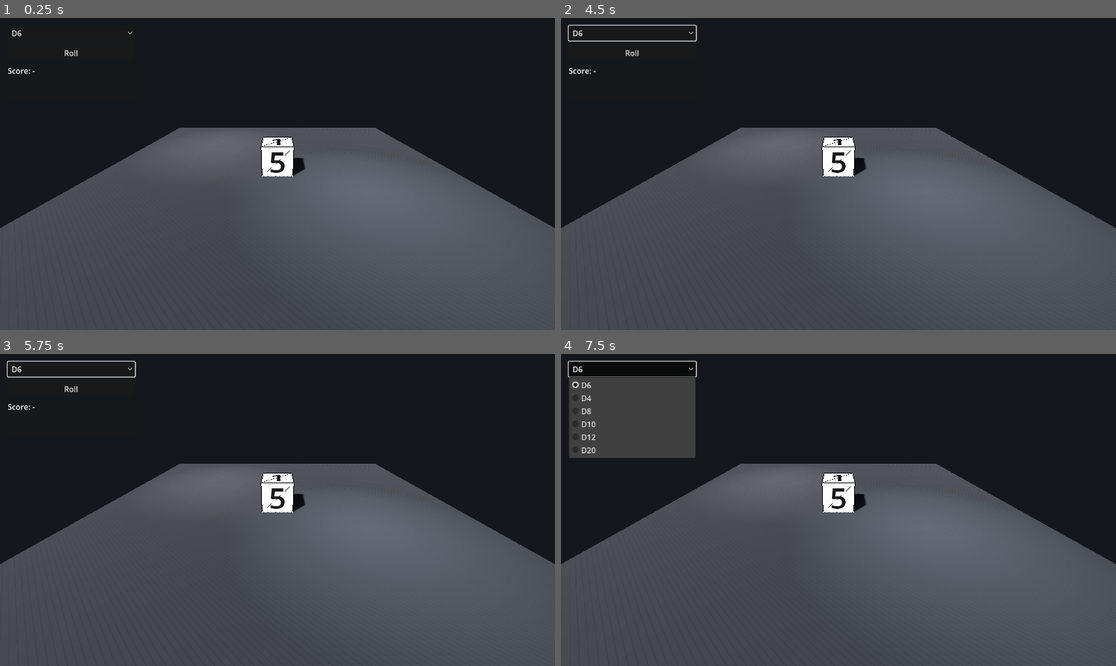
Above: before the commit, frames 1-4 (two rows, left to right).
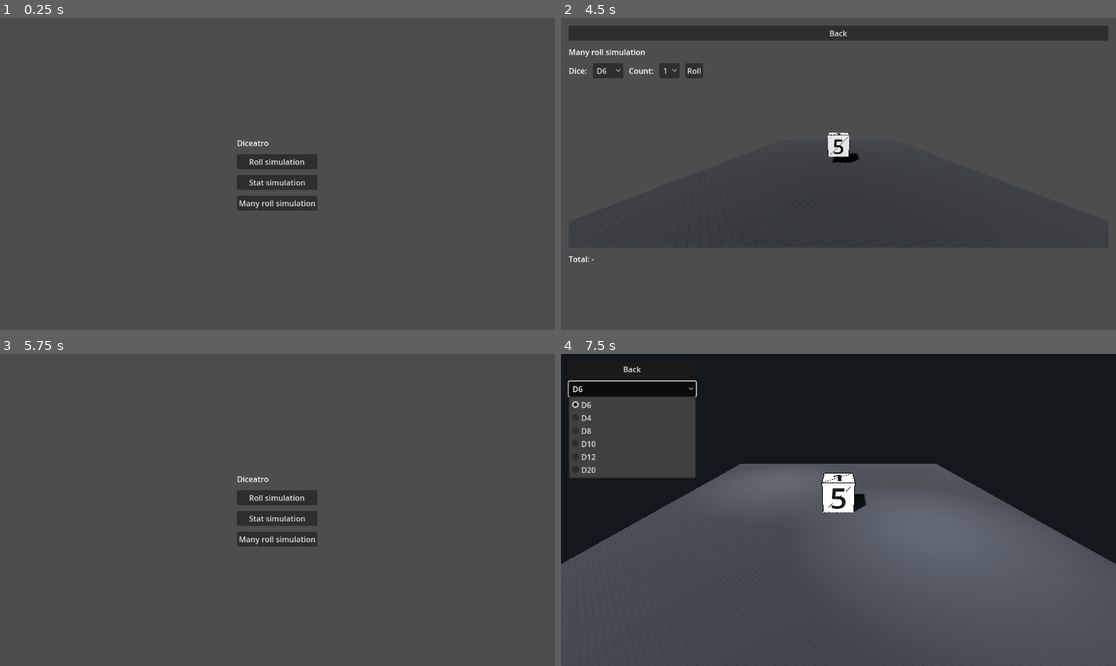
Above: after the commit, the same moments.

Repository: SarkisKhachatryan/diceatro
Game: Godot game, scene res://scenes/MainMenu.tscn
Two runs of this game, one before a commit and one after it. Both use one fixed random seed, a clock stepped at 60 frames per second and the inputs below. Before the commit the project starts from res://scenes/Main.tscn.
Inputs (mouse positions are in pixels of both pictures, inside the frame that each line leads up to):
- Up to frame 1 (0.25 s): no input
- Up to frame 2 (4.5 s): click (633, 33) at 0.5 s, where only the run before the commit has a clickable "D6"; click "Roll" (after the commit: "Roll simulation") at 1.25 s; click (633, 33) at 2 s, where only the run after the commit has a clickable "Back"; click (838, 183) at 2.75 s, where only the run after the commit has a clickable "Stat simulation"; click (838, 33) at 3.5 s, where only the run after the commit has a clickable "Back"; click (838, 202) at 4.25 s, where only the run after the commit has a clickable "Many roll simulation"
- Up to frame 3 (5.75 s): click (277, 369) at 5 s, where only the run after the commit has a clickable "Back"
- Up to frame 4 (7.5 s): click (633, 369) at 5.75 s, where only the run before the commit has a clickable "D6"; click "Roll" (after the commit: "Roll simulation") at 6.5 s; click "D6" at 7.25 s

The runs differ from the first frame. In frame 1, 56% of the frame differs, in the area x 0-100%, y 0-77%; in frame 2, 59%, in the area x 0-100%, y 0-79%; in frame 3, 56%; in frame 4, 3.4%.

Commit message:
Add menu navigation, simulation pages, and structured project context docs

Diff:
--- a/project.godot
+++ b/project.godot
@@ -11,7 +11,7 @@
 [application]
 
 config/name="Diceatro"
-run/main_scene="res://scenes/Main.tscn"
+run/main_scene="res://scenes/MainMenu.tscn"
 config/features=PackedStringArray("4.5", "Forward Plus")
 config/icon="res://icon.svg"
 
--- a/scenes/Main.tscn
+++ b/scenes/Main.tscn
@@ -84,6 +84,9 @@
 offset_bottom = 104.0
 theme_override_constants/separation = 10
 
+[node name="BackButton" type="Button" parent="CanvasLayer/UI/HUD/VBox"]
+text = "Back"
+
 [node name="DiceType" type="OptionButton" parent="CanvasLayer/UI/HUD/VBox"]
 
 [node name="RollButton" type="Button" parent="CanvasLayer/UI/HUD/VBox"]
--- /dev/null
+++ b/scenes/MainMenu.tscn
@@ -0,0 +1,37 @@
+[gd_scene load_steps=2 format=3]
+
+[ext_resource type="Script" path="res://scripts/MainMenu.gd" id="1_1"]
+
+[node name="MainMenu" type="Control"]
+anchors_preset = 15
+anchor_right = 1.0
+anchor_bottom = 1.0
+offset_left = 0.0
+offset_top = 0.0
+offset_right = 0.0
+offset_bottom = 0.0
+script = ExtResource("1_1")
+
+[node name="Center" type="CenterContainer" parent="."]
+anchors_preset = 15
+anchor_right = 1.0
+anchor_bottom = 1.0
+offset_left = 0.0
+offset_top = 0.0
+offset_right = 0.0
+offset_bottom = 0.0
+
+[node name="VBox" type="VBoxContainer" parent="Center"]
+theme_override_constants/separation = 12
+
+[node name="Title" type="Label" parent="Center/VBox"]
+text = "Diceatro"
+
+[node name="RollButton" type="Button" parent="Center/VBox"]
+text = "Roll simulation"
+
+[node name="SimButton" type="Button" parent="Center/VBox"]
+text = "Stat simulation"
+
+[node name="ManyRollButton" type="Button" parent="Center/VBox"]
+text = "Many roll simulation"
--- /dev/null
+++ b/scenes/ManyRollSimulation.tscn
@@ -0,0 +1,87 @@
+[gd_scene load_steps=2 format=3]
+
+[ext_resource type="Script" path="res://scripts/ManyRollSimulation.gd" id="1_1"]
+
+[node name="ManyRollSimulation" type="Control"]
+anchors_preset = 15
+anchor_right = 1.0
+anchor_bottom = 1.0
+offset_left = 0.0
+offset_top = 0.0
+offset_right = 0.0
+offset_bottom = 0.0
+script = ExtResource("1_1")
+
+[node name="Margin" type="MarginContainer" parent="."]
+anchors_preset = 15
+anchor_right = 1.0
+anchor_bottom = 1.0
+offset_left = 0.0
+offset_top = 0.0
+offset_right = 0.0
+offset_bottom = 0.0
+theme_override_constants/margin_left = 16
+theme_override_constants/margin_top = 16
+theme_override_constants/margin_right = 16
+theme_override_constants/margin_bottom = 16
+
+[node name="VBox" type="VBoxContainer" parent="Margin"]
+theme_override_constants/separation = 12
+
+[node name="BackButton" type="Button" parent="Margin/VBox"]
+text = "Back"
+
+[node name="Title" type="Label" parent="Margin/VBox"]
+text = "Many roll simulation"
+
+[node name="Controls" type="HBoxContainer" parent="Margin/VBox"]
+theme_override_constants/separation = 12
+
+[node name="DiceLabel" type="Label" parent="Margin/VBox/Controls"]
+text = "Dice:"
+
+[node name="DiceType" type="OptionButton" parent="Margin/VBox/Controls"]
+
+[node name="CountLabel" type="Label" parent="Margin/VBox/Controls"]
+text = "Count:"
+
+[node name="DiceCount" type="OptionButton" parent="Margin/VBox/Controls"]
+
+[node name="RollButton" type="Button" parent="Margin/VBox/Controls"]
+text = "Roll"
+
+[node name="ViewportContainer" type="SubViewportContainer" parent="Margin/VBox"]
+custom_minimum_size = Vector2(0, 340)
+stretch = true
+
+[node name="Viewport" type="SubViewport" parent="Margin/VBox/ViewportContainer"]
+handle_input_locally = false
+size = Vector2i(960, 540)
+
+[node name="World" type="Node3D" parent="Margin/VBox/ViewportContainer/Viewport"]
+
+[node name="WorldEnvironment" type="WorldEnvironment" parent="Margin/VBox/ViewportContainer/Viewport/World"]
+
+[node name="DirectionalLight3D" type="DirectionalLight3D" parent="Margin/VBox/ViewportContainer/Viewport/World"]
+rotation = Vector3(-0.9, -0.7, 0)
+light_energy = 2.0
+shadow_enabled = true
+shadow_bias = 0.02
+shadow_normal_bias = 0.5
+
+[node name="Camera3D" type="Camera3D" parent="Margin/VBox/ViewportContainer/Viewport/World"]
+position = Vector3(0, 2.1, 5.4)
+rotation = Vector3(-0.42, 0, 0)
+
+[node name="Floor" type="MeshInstance3D" parent="Margin/VBox/ViewportContainer/Viewport/World"]
+
+[node name="DiceRoot" type="Node3D" parent="Margin/VBox/ViewportContainer/Viewport/World"]
+
+[node name="Summary" type="Label" parent="Margin/VBox"]
+text = "Total: -"
+
+[node name="Results" type="RichTextLabel" parent="Margin/VBox"]
+bbcode_enabled = true
+fit_content = true
+scroll_active = true
+custom_minimum_size = Vector2(0, 220)
--- /dev/null
+++ b/scenes/Simulation.tscn
@@ -0,0 +1,65 @@
+[gd_scene load_steps=2 format=3]
+
+[ext_resource type="Script" path="res://scripts/Simulation.gd" id="1_1"]
+
+[node name="Simulation" type="Control"]
+anchors_preset = 15
+anchor_right = 1.0
+anchor_bottom = 1.0
+offset_left = 0.0
+offset_top = 0.0
+offset_right = 0.0
+offset_bottom = 0.0
+script = ExtResource("1_1")
+
+[node name="Margin" type="MarginContainer" parent="."]
+anchors_preset = 15
+anchor_right = 1.0
+anchor_bottom = 1.0
+offset_left = 0.0
+offset_top = 0.0
+offset_right = 0.0
+offset_bottom = 0.0
+theme_override_constants/margin_left = 16
+theme_override_constants/margin_top = 16
+theme_override_constants/margin_right = 16
+theme_override_constants/margin_bottom = 16
+
+[node name="VBox" type="VBoxContainer" parent="Margin"]
+theme_override_constants/separation = 12
+
+[node name="BackButton" type="Button" parent="Margin/VBox"]
+text = "Back"
+
+[node name="Title" type="Label" parent="Margin/VBox"]
+text = "Stat simulation"
+
+[node name="Controls" type="HBoxContainer" parent="Margin/VBox"]
+theme_override_constants/separation = 12
+
+[node name="DiceLabel" type="Label" parent="Margin/VBox/Controls"]
+text = "Dice:"
+
+[node name="DiceType" type="OptionButton" parent="Margin/VBox/Controls"]
+
+[node name="RunsLabel" type="Label" parent="Margin/VBox/Controls"]
+text = "Runs:"
+
+[node name="Runs" type="OptionButton" parent="Margin/VBox/Controls"]
+
+[node name="RunButton" type="Button" parent="Margin/VBox/Controls"]
+text = "Run"
+
+[node name="Progress" type="ProgressBar" parent="Margin/VBox"]
+min_value = 0.0
+max_value = 1.0
+value = 0.0
+
+[node name="Status" type="Label" parent="Margin/VBox"]
+text = "Choose dice + runs, then click Run."
+
+[node name="Results" type="RichTextLabel" parent="Margin/VBox"]
+bbcode_enabled = true
+fit_content = true
+scroll_active = true
+custom_minimum_size = Vector2(0, 240)
--- a/scripts/Main.gd
+++ b/scripts/Main.gd
@@ -9,6 +9,7 @@
 
 @onready var dice_holder: Node3D = $DiceHolder
 @onready var dice_type: OptionButton = $CanvasLayer/UI/HUD/VBox/DiceType
+@onready var back_button: Button = $CanvasLayer/UI/HUD/VBox/BackButton
 @onready var roll_button: Button = $CanvasLayer/UI/HUD/VBox/RollButton
 @onready var score_label: Label = $CanvasLayer/UI/HUD/VBox/ScoreLabel
 
@@ -28,6 +29,7 @@
 	dice_type.selected = 0
 	dice_type.item_selected.connect(_on_dice_type_selected)
 
+	back_button.pressed.connect(_go_back)
 	roll_button.pressed.connect(_on_roll_pressed)
 
 	# Use the existing child if present (from the scene), otherwise spawn default.
@@ -47,6 +49,10 @@
 func _on_dice_rolled(value: int) -> void:
 	score_label.text = "Score: %d" % value
 	roll_button.disabled = false
+
+
+func _go_back() -> void:
+	get_tree().change_scene_to_file("res://scenes/MainMenu.tscn")
 
 
 func _on_dice_type_selected(_index: int) -> void:
--- /dev/null
+++ b/scripts/MainMenu.gd
@@ -0,0 +1,23 @@
+extends Control
+
+@onready var roll_button: Button = $Center/VBox/RollButton
+@onready var sim_button: Button = $Center/VBox/SimButton
+@onready var many_roll_button: Button = $Center/VBox/ManyRollButton
+
+
+func _ready() -> void:
+	roll_button.pressed.connect(_go_roll)
+	sim_button.pressed.connect(_go_sim)
+	many_roll_button.pressed.connect(_go_many_roll)
+
+
+func _go_roll() -> void:
+	get_tree().change_scene_to_file("res://scenes/Main.tscn")
+
+
+func _go_sim() -> void:
+	get_tree().change_scene_to_file("res://scenes/Simulation.tscn")
+
+
+func _go_many_roll() -> void:
+	get_tree().change_scene_to_file("res://scenes/ManyRollSimulation.tscn")
--- /dev/null
+++ b/scripts/ManyRollSimulation.gd
@@ -0,0 +1,161 @@
+extends Control
+
+@onready var back_button: Button = $Margin/VBox/BackButton
+@onready var dice_type: OptionButton = $Margin/VBox/Controls/DiceType
+@onready var dice_count: OptionButton = $Margin/VBox/Controls/DiceCount
+@onready var roll_button: Button = $Margin/VBox/Controls/RollButton
+@onready var viewport: SubViewport = $Margin/VBox/ViewportContainer/Viewport
+@onready var dice_root: Node3D = $Margin/VBox/ViewportContainer/Viewport/World/DiceRoot
+@onready var floor: MeshInstance3D = $Margin/VBox/ViewportContainer/Viewport/World/Floor
+@onready var summary: Label = $Margin/VBox/Summary
+@onready var results: RichTextLabel = $Margin/VBox/Results
+
+var _rng := RandomNumberGenerator.new()
+var _is_rolling := false
+var _dice_nodes: Array[Node] = []
+
+const D4_SCENE: PackedScene = preload("res://scenes/D4.tscn")
+const D6_SCENE: PackedScene = preload("res://scenes/Dice.tscn")
+const D8_SCENE: PackedScene = preload("res://scenes/D8.tscn")
+const D10_SCENE: PackedScene = preload("res://scenes/D10.tscn")
+const D12_SCENE: PackedScene = preload("res://scenes/D12.tscn")
+const D20_SCENE: PackedScene = preload("res://scenes/D20.tscn")
+
+
+func _ready() -> void:
+	_rng.randomize()
+	back_button.pressed.connect(_go_back)
+	roll_button.pressed.connect(_roll_many)
+	_setup_options()
+	_setup_floor()
+	_reset_ui()
+	_respawn_dice()
+
+
+func _go_back() -> void:
+	get_tree().change_scene_to_file("res://scenes/MainMenu.tscn")
+
+
+func _setup_options() -> void:
+	dice_type.clear()
+	dice_type.add_item("D4", 4)
+	dice_type.add_item("D6", 6)
+	dice_type.add_item("D8", 8)
+	dice_type.add_item("D10", 10)
+	dice_type.add_item("D12", 12)
+	dice_type.add_item("D20", 20)
+	dice_type.selected = 1 # D6 default
+
+	dice_count.clear()
+	for i in range(1, 6):
+		dice_count.add_item(str(i), i)
+	dice_count.selected = 0
+	dice_type.item_selected.connect(func(_i: int) -> void: _respawn_dice())
+	dice_count.item_selected.connect(func(_i: int) -> void: _respawn_dice())
+
+
+func _reset_ui() -> void:
+	summary.text = "Total: -"
+	results.text = ""
+
+func _setup_floor() -> void:
+	var plane := PlaneMesh.new()
+	plane.size = Vector2(12, 12)
+	floor.mesh = plane
+
+	var mat := StandardMaterial3D.new()
+	mat.albedo_color = Color(0.12, 0.13, 0.15, 1)
+	mat.roughness = 1.0
+	mat.metallic = 0.0
+	floor.material_override = mat
+
+
+func _roll_many() -> void:
+	if _is_rolling:
+		return
+	_is_rolling = true
+	roll_button.disabled = true
+	dice_type.disabled = true
+	dice_count.disabled = true
+
+	var sides: int = dice_type.get_selected_id()
+	var count: int = dice_count.get_selected_id()
+
+	# Ensure dice exist and match current selection.
+	_respawn_dice()
+
+	var rolls: Array[int] = []
+	rolls.resize(count)
+	for i in range(count):
+		rolls[i] = 0
+
+	# Kick off rolls (visual).
+	for die in _dice_nodes:
+		if die.has_method("roll"):
+			die.call("roll")
+
+	# Collect results via signals (animation-driven).
+	for i in range(count):
+		var die := _dice_nodes[i]
+		var v: int = await _await_die_roll(die)
+		rolls[i] = v
+
+	var total := 0
+	for v in rolls:
+		total += int(v)
+
+	summary.text = "Total: %d" % total
+	results.text = ""
+	results.append_text("[b]Rolls[/b]\n")
+	results.append_text("Dice: D%d\n" % sides)
+	results.append_text("Count: %d\n\n" % count)
+	for i in range(count):
+		results.append_text("Die %d: %d\n" % [i + 1, rolls[i]])
+
+	_is_rolling = false
+	roll_button.disabled = false
+	dice_type.disabled = false
+	dice_count.disabled = false
+
+
+func _await_die_roll(die: Node) -> int:
+	# Await a single rolled(value) signal from the die.
+	# If the die doesn't have it for some reason, fall back to RNG.
+	if die.has_signal("rolled"):
+		var v: int = int(await die.rolled)
+		return v
+	var sides: int = dice_type.get_selected_id()
+	return _rng.randi_range(1, sides)
+
+
+func _respawn_dice() -> void:
+	# Recreate dice visuals when selection changes.
+	for child in dice_root.get_children():
+		child.queue_free()
+	_dice_nodes.clear()
+
+	var sides: int = dice_type.get_selected_id()
+	var count: int = dice_count.get_selected_id()
+	var scene := _scene_for_sides(sides)
+
+	var spacing := 1.6
+	if sides >= 12:
+		spacing = 1.8
+
+	var start_x := -spacing * float(count - 1) * 0.5
+	for i in range(count):
+		var die: Node3D = scene.instantiate()
+		die.position = Vector3(start_x + float(i) * spacing, 0.9, 0)
+		dice_root.add_child(die)
+		_dice_nodes.append(die)
+
+
+func _scene_for_sides(sides: int) -> PackedScene:
+	match sides:
+		4: return D4_SCENE
+		6: return D6_SCENE
+		8: return D8_SCENE
+		10: return D10_SCENE
+		12: return D12_SCENE
+		20: return D20_SCENE
+		_: return D6_SCENE
--- /dev/null
+++ b/scripts/Simulation.gd
@@ -0,0 +1,116 @@
+extends Control
+
+@onready var back_button: Button = $Margin/VBox/BackButton
+@onready var dice_type: OptionButton = $Margin/VBox/Controls/DiceType
+@onready var runs: OptionButton = $Margin/VBox/Controls/Runs
+@onready var run_button: Button = $Margin/VBox/Controls/RunButton
+@onready var progress: ProgressBar = $Margin/VBox/Progress
+@onready var status_label: Label = $Margin/VBox/Status
+@onready var results: RichTextLabel = $Margin/VBox/Results
+
+var _is_running := false
+var _rng := RandomNumberGenerator.new()
+
+
+func _ready() -> void:
+	back_button.pressed.connect(_go_back)
+	run_button.pressed.connect(_on_run_pressed)
+
+	_rng.randomize()
+	_setup_options()
+	_reset_ui()
+
+
+func _go_back() -> void:
+	get_tree().change_scene_to_file("res://scenes/MainMenu.tscn")
+
+
+func _setup_options() -> void:
+	dice_type.clear()
+	dice_type.add_item("D4", 4)
+	dice_type.add_item("D6", 6)
+	dice_type.add_item("D8", 8)
+	dice_type.add_item("D10", 10)
+	dice_type.add_item("D12", 12)
+	dice_type.add_item("D20", 20)
+	dice_type.selected = 1 # D6 default
+
+	runs.clear()
+	runs.add_item("100", 100)
+	runs.add_item("1000", 1000)
+	runs.add_item("5000", 5000)
+	runs.add_item("10000", 10000)
+	runs.selected = 1 # 1000 default
+
+
+func _reset_ui() -> void:
+	progress.value = 0.0
+	status_label.text = "Choose dice + runs, then click Run."
+	results.text = ""
+	run_button.disabled = false
+	dice_type.disabled = false
+	runs.disabled = false
+
+
+func _on_run_pressed() -> void:
+	if _is_running:
+		return
+	_is_running = true
+
+	run_button.disabled = true
+	dice_type.disabled = true
+	runs.disabled = true
+	results.text = ""
+
+	var sides: int = dice_type.get_selected_id()
+	var n: int = runs.get_selected_id()
+
+	await _run_simulation(sides, n)
+
+	_is_running = false
+	run_button.disabled = false
+	dice_type.disabled = false
+	runs.disabled = false
+
+
+func _run_simulation(sides: int, n: int) -> void:
+	status_label.text = "Running %d rolls of D%d..." % [n, sides]
+	progress.value = 0.0
+
+	var counts: Array[int] = []
+	counts.resize(sides + 1)
+	for i in range(counts.size()):
+		counts[i] = 0
+
+	var batch := 2000
+	var done := 0
+
+	while done < n:
+		var to_do := mini(batch, n - done)
+		for i in range(to_do):
+			var v: int = _rng.randi_range(1, sides)
+			counts[v] += 1
+		done += to_do
+		progress.value = float(done) / float(n)
+		status_label.text = "Running... %d / %d" % [done, n]
+		await get_tree().process_frame
+
+	_show_results(sides, n, counts)
+
+
+func _show_results(sides: int, n: int, counts: Array[int]) -> void:
+	var expected: float = float(n) / float(sides)
+
+	results.text = ""
+	results.append_text("[b]Results[/b]\n")
+	results.append_text("Dice: D%d\n" % sides)
+	results.append_text("Runs: %d\n" % n)
+	results.append_text("Expected per face: %.2f\n\n" % expected)
+
+	for face in range(1, sides + 1):
+		var c: int = counts[face]
+		var pct: float = 100.0 * float(c) / float(n)
+		results.append_text("%2d: %6d (%.2f%%)\n" % [face, c, pct])
+
+	status_label.text = "Done."
+	progress.value = 1.0
Not shown, added: scripts/MainMenu.gd.uid
Not shown, added: scripts/ManyRollSimulation.gd.uid
Not shown, added: scripts/Simulation.gd.uid
Not shown, added: .cursorrules
Not shown, added: CONTEXT.md
Not shown, added: CURSOR_CONTEXT.md
Not shown, added: README.md
Not shown, added: docs/DICE_IMPLEMENTATION.md
Not shown, added: docs/IMPROVEMENTS.md
Not shown, added: docs/KNOWN_ISSUES.md
Not shown, added: docs/PROJECT_STRUCTURE.md
Not shown, added: docs/TESTING.md
